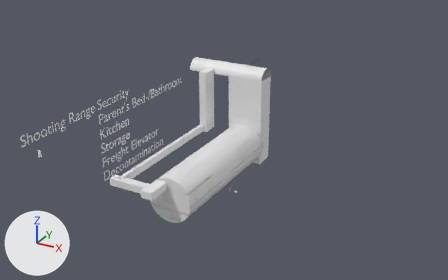
Renders of the Blender file blender/Bunker/Bunker.blend from each side of a commit.
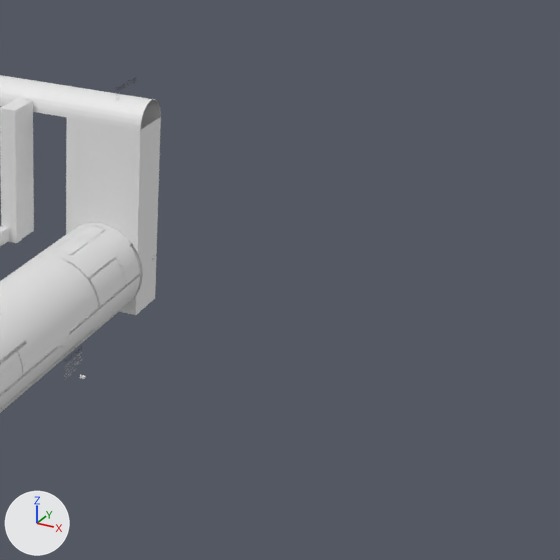
Old and new are each drawn whole from a 50 mm camera at (100.3, -163.1, 98.5) aimed at (14.6, -7.2, 20.6) and again close up on the part from 44% to 100% of the width and 9% to 97% of the height. Every picture has the same lights, and +X, +Y and +Z are marked at lower left.

Script lines for the objects in view, before the commit:
```python
me_cube_028 = bpy.data.meshes.new('Cube.028')
me_cube_028.from_pydata([(-6.9, -4.0, -7.9), (-6.9, -4.0, 25.9), (-6.9, 4.0, -7.9), (-6.9, 4.0, 25.9), (6.9, -4.0, -7.9), (6.9, -4.0, 25.9), (6.9, 4.0, -7.9), (6.9, 4.0, 25.9)], [], [(0, 2, 3, 1), (2, 6, 7, 3), (6, 4, 5, 7), (4, 0, 1, 5), (2, 0, 4, 6)])
me_cube_028.materials.append(mat_outerwall)  # white #e7e7e7
me_cube_057 = bpy.data.meshes.new('Cube.057')
me_cube_057.from_pydata(...)  # 24 vertices, 20 faces; spans x -0.8..2.2, y -5.2..0.9, z -21.8..2.0
me_cylinder_001 = bpy.data.meshes.new('Cylinder.001')
me_cylinder_001.from_pydata(...)  # 96 vertices, 65 faces; spans x -8.0..8.0, y -17.3..35.6, z -8.0..8.0
me_cylinder_001.polygons.foreach_set('use_smooth', [True] * 65)
me_cylinder_001.materials.append(mat_outerwall)  # white #e7e7e7
ob_cube = bpy.data.objects.new('Cube', me_cube_028)
ob_cube.location = (0.0, 39.6, 0.0)
_m = ob_cube.modifiers.new('Boolean', 'BOOLEAN')
_m.object = ob_cube_022
ob_cube_035 = bpy.data.objects.new('Cube.035', me_cube_057)
ob_cube_035.location = (-15.4, 34.4, 25.9)
ob_cylinder_001 = bpy.data.objects.new('Cylinder.001', me_cylinder_001)
ob_cylinder_001.location = (0.0, 0.0, 0.0)
_m = ob_cylinder_001.modifiers.new('Boolean', 'BOOLEAN')
_m.object = ob_cube_029
# also in view: 'Cylinder.004' at (-8.6, 39.6, 27.9)
```
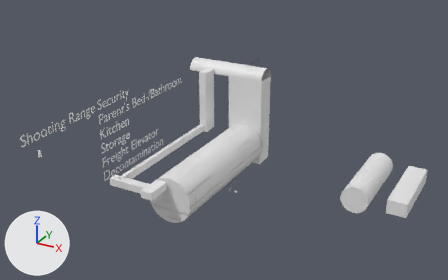
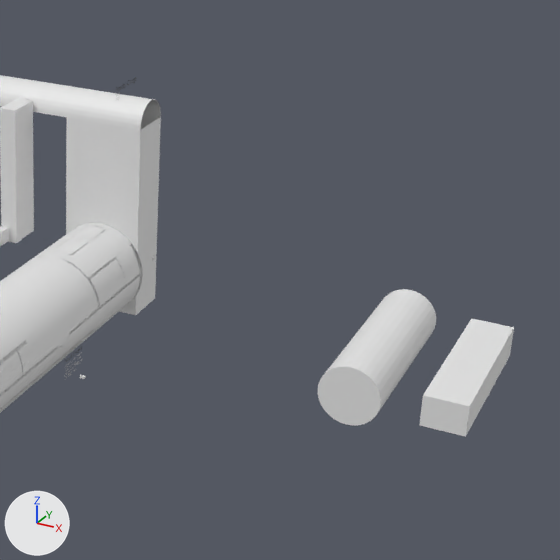
Patch to the scene script:
```diff
--- a/blender/Bunker/Bunker.blend.py
+++ b/blender/Bunker/Bunker.blend.py
@@ me_cube_075 @@
+me_cube_075.from_pydata(...)  # a box spanning x 2.51..4.47, y -0.43..0.43, z -3.64..-1.03
@@ me_cube_073 @@
+me_cube_073.from_pydata(...)  # a box spanning x -1.55..1.55, y -1.0..1.0, z -1.0..1.0
@@ me_cylinder_006 @@
+me_cylinder_006.from_pydata(...)  # a 32-sided cylinder along z spanning x -4.5..4.5, y -4.5..4.5, z -14.4..14.4
@@ ob_cube_049 @@
+ob_cube_049 = bpy.data.objects.new('Cube.049', me_cube_075)
+ob_cube_049.location = (67.0, 19.4, 3.8)
+ob_cube_049.scale = (0.705, 0.75, 0.705)
+_m = ob_cube_049.modifiers.new('Array', 'ARRAY')
+_m.count = 4
+_m.use_constant_offset = True
+_m.constant_offset_displace = (0.0, 4.74, 0.0)
+_m.use_relative_offset = False
+_m.relative_offset_displace = (0.0, 2.4, 0.0)
+_m = ob_cube_049.modifiers.new('Mirror', 'MIRROR')
@@ ob_cube_048 @@
+ob_cube_048 = bpy.data.objects.new('Cube.048', me_cube_073)
+ob_cube_048.location = (67.0, 19.4, 3.8)
+ob_cube_048.scale = (2.02, 13.5, 2.33)
@@ ob_cylinder_006 @@
+ob_cylinder_006 = bpy.data.objects.new('Cylinder.006', me_cylinder_006)
+ob_cylinder_006.location = (54.0, 19.4, 3.8)
+ob_cylinder_006.rotation_euler = (1.571, 0.0, 0.0)  # degrees (90, 0, 0)
```

Pixel boxes (x1, y1, x2, y2) of what changed, in the close-ups (560 x 560 px):
'Cylinder.006', added: after (318, 289, 436, 425)
'Cube.048', added: after (419, 319, 514, 437)
'Cube.049', added: after (488, 353, 508, 396)
